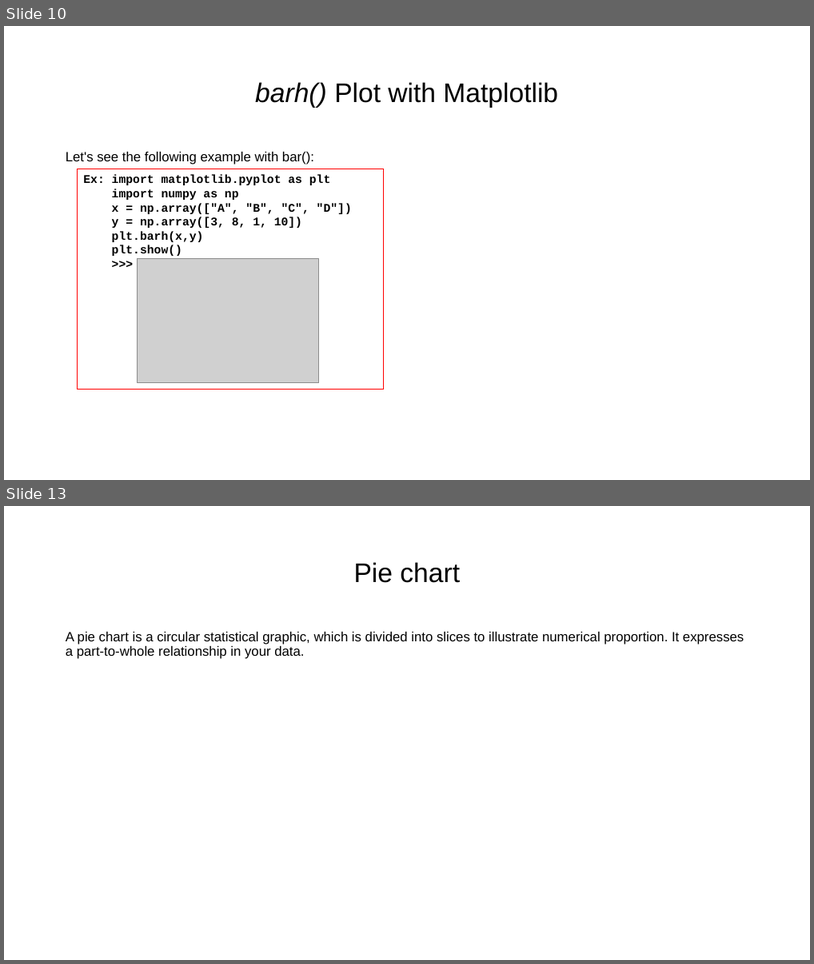
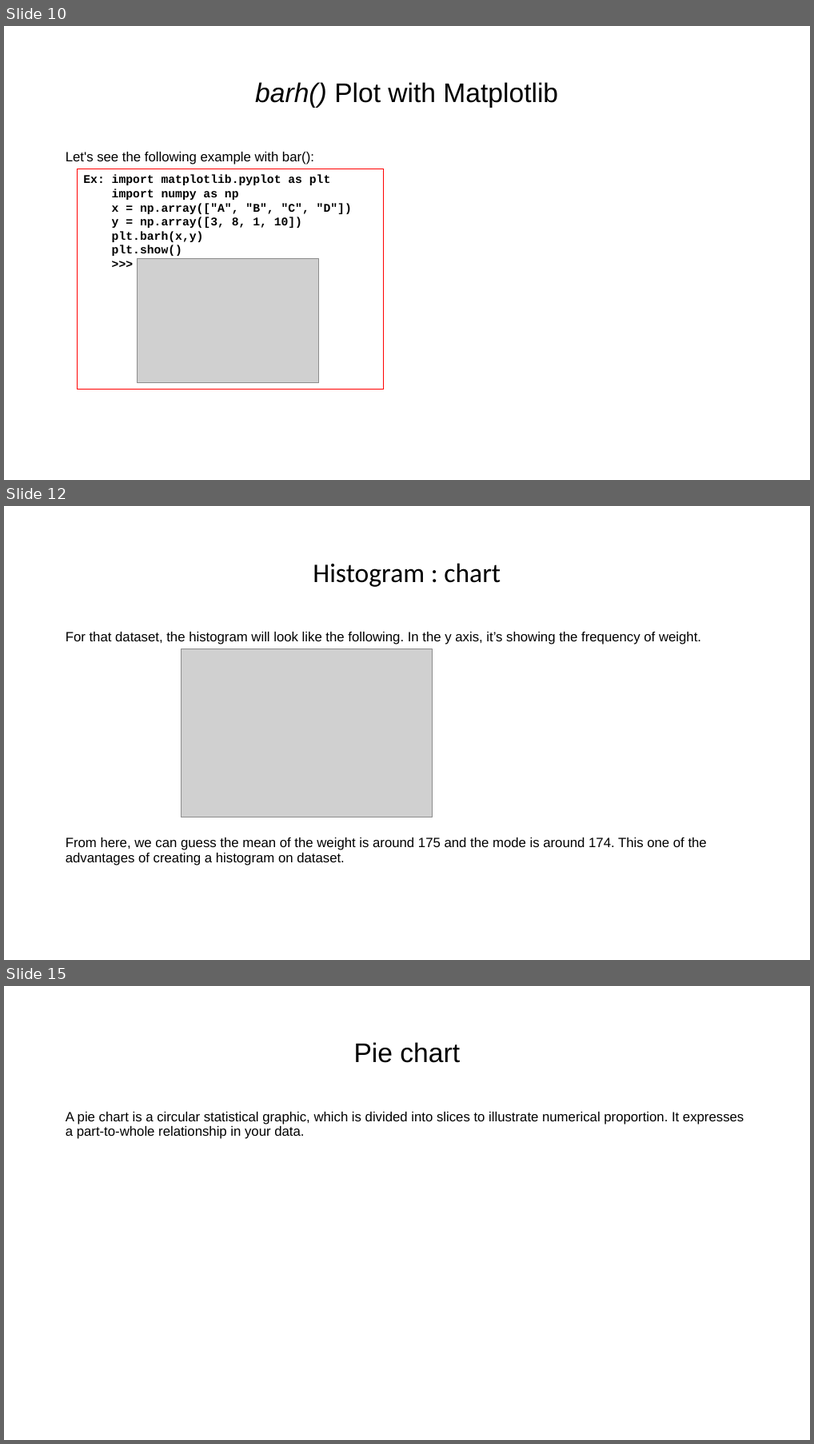
Before and after one commit to dia1128/AIandDataScienceWorkshopwithPython, a slide deck: Week2/2.3 Data Visualization.pptx. Shown one above the other, each under a label of ours: slides 10 and 13 before the commit, slides 10, 12 and 15 after it; the slides between them are not shown. The pictures are 814x964 and 814x1444 pixels, drawn with LibreOffice and Linux fonts; fonts in the diff are those of the drawing; grey boxes stand for pictures. Boxes give left, top, right and bottom in pixels: in the first picture for what was removed or moved away, otherwise in the second. Text is boxed around its words. In the diff, an @@ line names an element or a change of style, - is before the commit and + after.

```diff
--- a/Week2/2.3 Data Visualization.pptx
+++ b/Week2/2.3 Data Visualization.pptx
@@ slide 12 added at [4,506,810,960], background #FFFFFF @@
@@ title added at [313,563,501,587], 32 pt, text #000000 @@
+Histogram : chart
@@ text added at [66,632,707,865], 16 pt, text #000000 @@
+For that dataset, the histogram will look like the following. In the y axis, it’s showing the frequency of weight.
+From here, we can guess the mean of the weight is around 175 and the mode is around 174. This one of the advantages of creating a histogram on dataset.
@@ picture added at [181,648,432,817] @@
@@ what was slide 13 is now slide 15 @@
```
Also in this commit, not shown: 3 slides changed, 1 other slide added.
